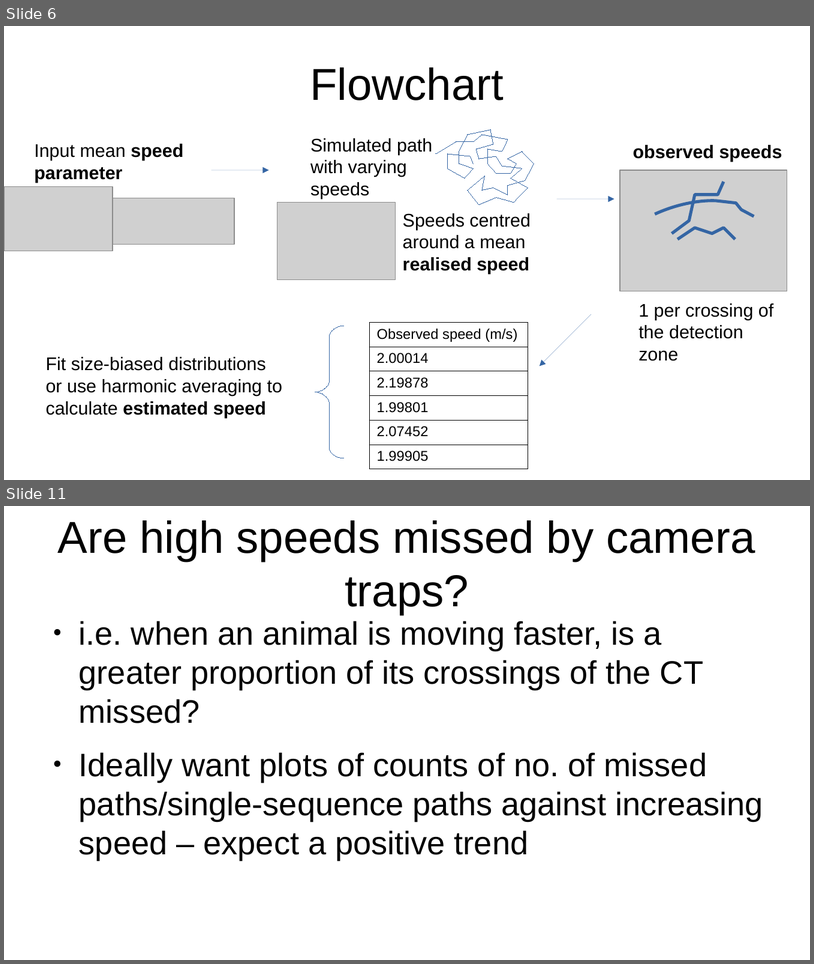
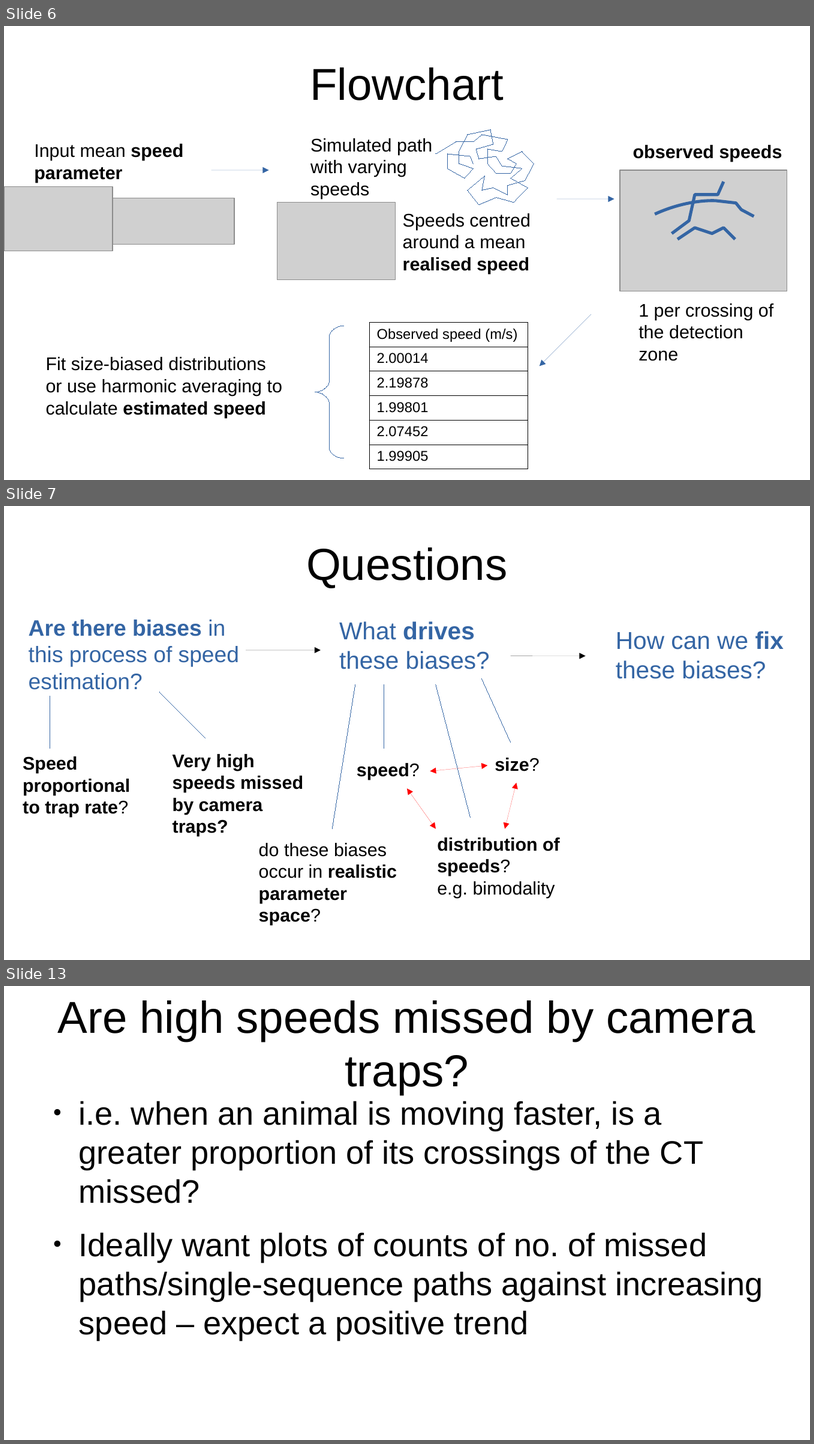
Before and after one commit to lizziebru/CamtrapSimulation, a slide deck: writeup/Camtrapsim_pres.odp. Shown one above the other, each under a label of ours: slides 6 and 11 before the commit, slides 6, 7 and 13 after it; the slides between them are not shown. The pictures are 814x964 and 814x1444 pixels, drawn with LibreOffice and Linux fonts; fonts in the diff are those of the drawing; grey boxes stand for pictures. Boxes give left, top, right and bottom in pixels: in the first picture for what was removed or moved away, otherwise in the second. Text is boxed around its words. In the diff, an @@ line names an element or a change of style, - is before the commit and + after.

```diff
--- a/writeup/Camtrapsim_pres.odp
+++ b/writeup/Camtrapsim_pres.odp
@@ slide 7 added at (4,506,810,960), background #FFFFFF @@
@@ title added at (306,547,507,588), 44 pt, text #000000 @@
+Questions
@@ text added at (29,619,239,690), 22 pt, text #3465A4 @@
+Are there biases in this process of speed estimation?
@@ text added at (339,621,490,669), 24 pt, text #3465A4 @@
+What drives these biases?
@@ text added at (616,631,784,679), 24 pt, text #3465A4 @@
+How can we fix these biases?
@@ arrow added from (246, 650) to (321, 650), #000000 0 pt @@
@@ arrow added from (511, 656) to (586, 656), #000000 0 pt @@
@@ line added from (355, 685) to (333, 829), #3465A4 0 pt @@
@@ line added from (384, 685) to (384, 748), #3465A4 0 pt @@
@@ line added from (437, 685) to (471, 817), #3465A4 0 pt @@
@@ line added from (483, 679) to (511, 742), #3465A4 0 pt @@
@@ line added from (50, 696) to (50, 748), #3465A4 0 pt @@
@@ line added from (160, 692) to (206, 738), #3465A4 0 pt @@
@@ text added at (23,756,130,817), 18 pt, text #000000, bold @@
+Speed proportional to trap rate?
@@ text added at (173,754,303,836), 18 pt, text #000000, bold @@
+Very high speeds missed by camera traps?
@@ text added at (495,757,540,771), 18 pt, text #000000, bold @@
+size?
@@ text added at (357,763,420,780), 18 pt, text #000000, bold @@
+speed?
@@ double arrow added from (431, 771) to (488, 765), #FF0000 0 pt @@
@@ double arrow added from (407, 789) to (437, 829), #FF0000 0 pt @@
@@ double arrow added from (517, 783) to (505, 829), #FF0000 0 pt @@
@@ text added at (259,843,397,925), 18 pt, text #000000, bold @@
+do these biases occur in realistic parameter space?
@@ text added at (437,837,560,898), 18 pt, text #000000, bold @@
+distribution of speeds?
+e.g. bimodality
@@ what was slide 11 is now slide 13 @@
```
Also in this commit, not shown: 1 slide changed, 9 other slides added, 3 slides removed, 3 other files.
